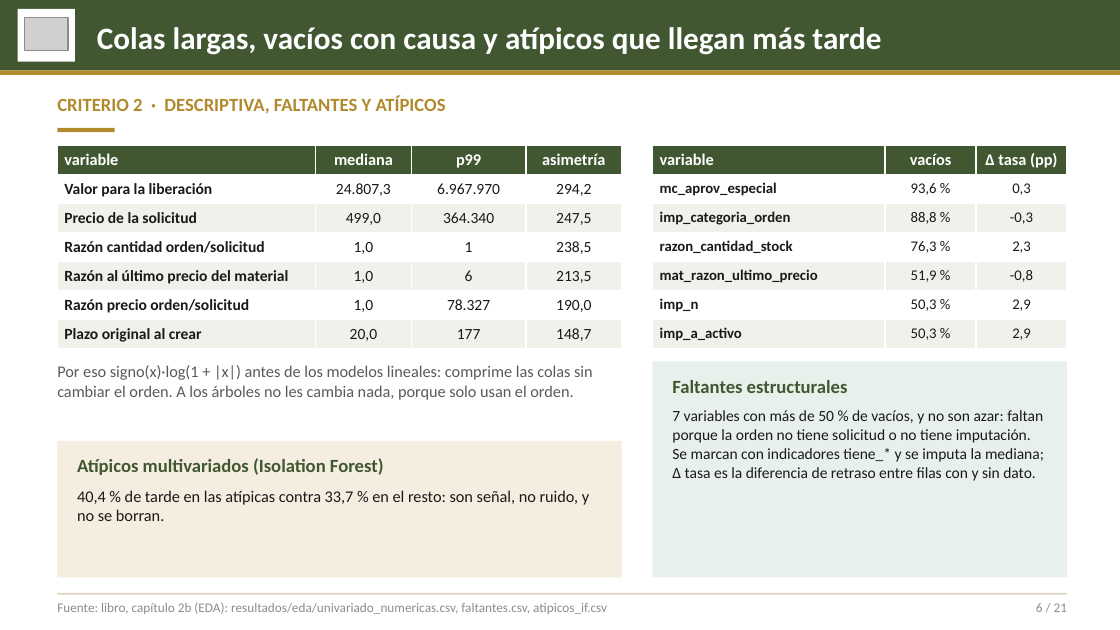
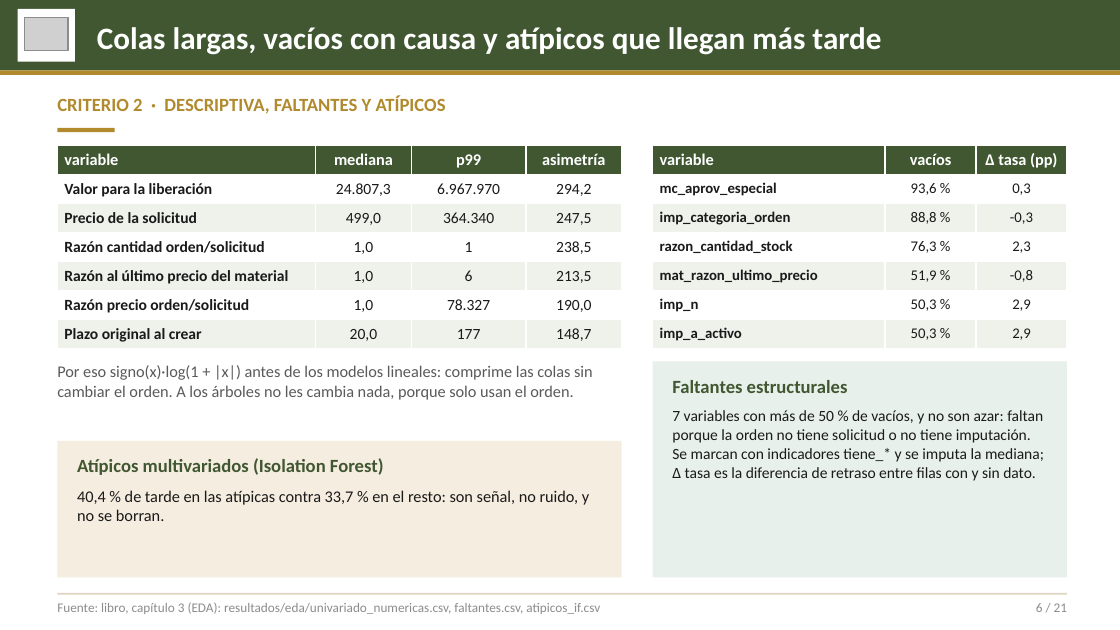
Before and after one commit to ddcarbono/otif-compras-ml, a slide deck: slide 6 of presentacion/sustentacion_otif.pptx. Drawn at 1120x630 pixels with LibreOffice and Linux fonts; fonts in the diff are those of the drawing; grey boxes stand for pictures. Boxes give left, top, right and bottom in pixels: in the first picture for what was removed or moved away, otherwise in the second. Text is boxed around its words. In the diff, an @@ line names an element or a change of style, - is before the commit and + after.

Commit message:
Por qué XGBoost y no la logística con N y M (criticas.csv), capítulo 10 con siete conjuntos públicos, lámina 19 nueva

```diff
--- a/presentacion/sustentacion_otif.pptx
+++ b/presentacion/sustentacion_otif.pptx
@@ text at (x1=57, y1=602, x2=600, y2=614): text changed @@
-Fuente: libro, capítulo 2b (EDA): resultados/eda/univariado_numericas.csv, faltantes.csv, atipicos_if.csv
+Fuente: libro, capítulo 3 (EDA): resultados/eda/univariado_numericas.csv, faltantes.csv, atipicos_if.csv
```
Also in this commit, not shown: 14 other slides changed, 1 slide added, 1 slide removed, 30 other files.
